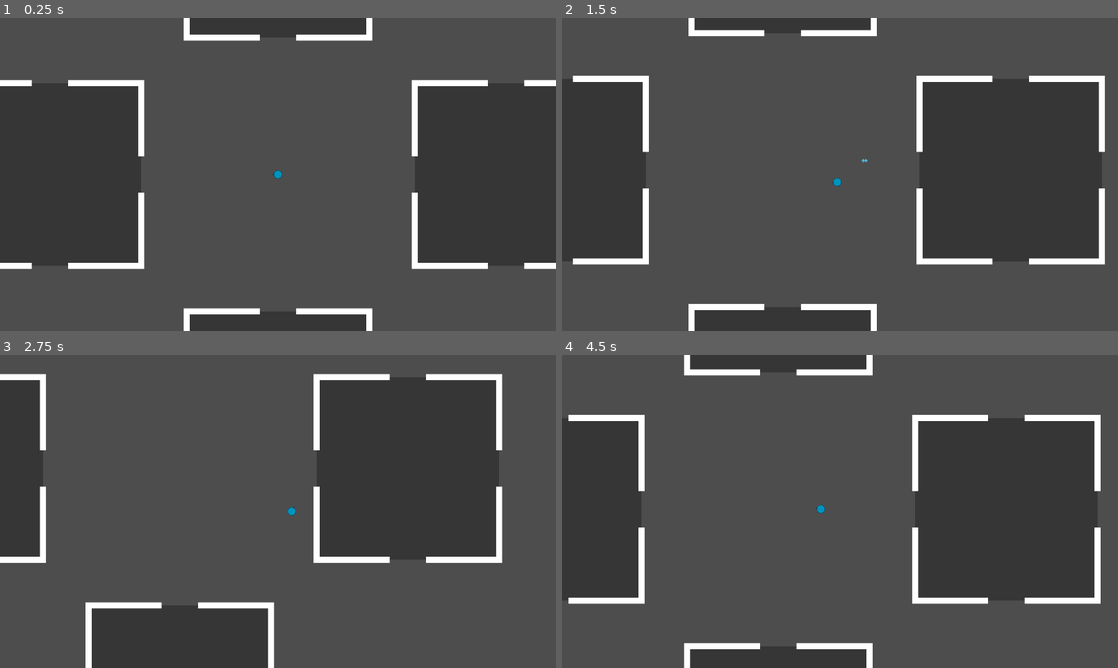
Above: before the commit, frames 1-4 (two rows, left to right).
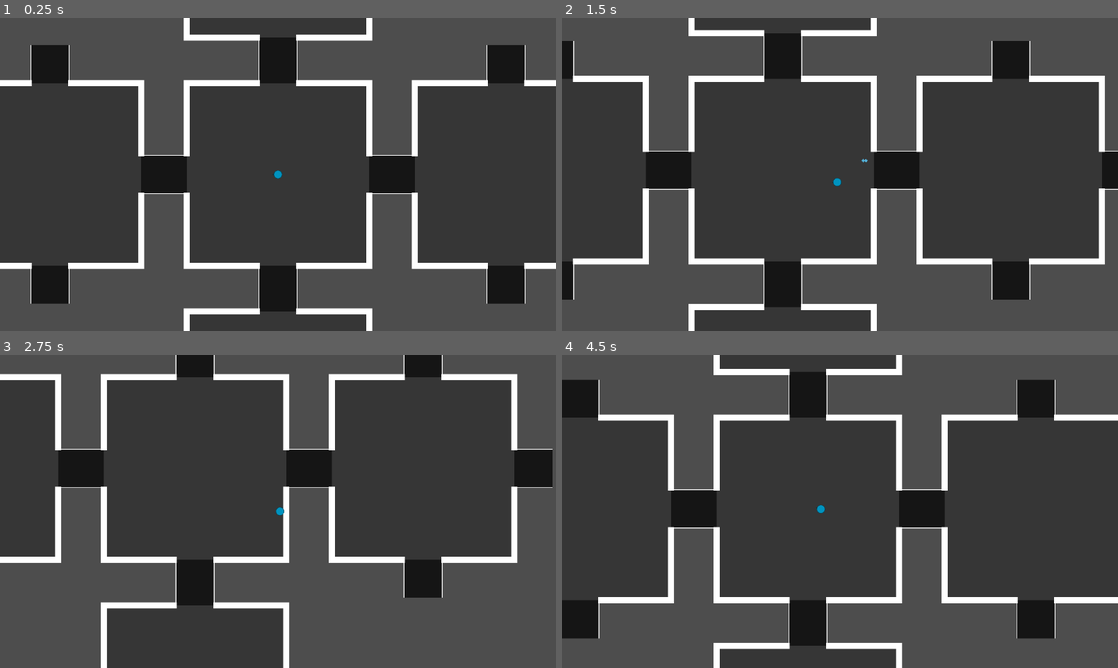
Above: after the commit, the same moments.

Repository: doanryderrhythm/thesis-1-vng-game
Game: Godot game, scene res://scenes/main_scenes/play_scene.tscn
Same seed, same stepped clock (60 frames per second), same inputs: the game is played once before the commit and once after it.
Inputs (mouse positions are in pixels of both pictures, inside the frame that each line leads up to):
- Up to frame 1 (0.25 s): no input
- Up to frame 2 (1.5 s): tap Enter at 0.5 s; move the mouse to (962, 158) at 0.52 s; hold Right (right) 0.53-1.28 s; tap Space (dash) at 0.6, 1.35 s; click (962, 158) at 0.67 s; move the mouse to (728, 190) at 1.27 s; hold Down (down) from 1.28 s (still down)
- Up to frame 3 (2.75 s): move the mouse to (333, 442) at 2.02 s; release Down (down) at 2.03 s; hold Right (right) from 2.03 s (still down); tap Space (dash) at 2.1 s
- Up to frame 4 (4.5 s): move the mouse to (812, 574) at 2.77 s; release Right (right) at 2.78 s; hold Up (up) 2.78-3.53 s; tap Space (dash) at 2.85, 3.6, 4.35 s; click (812, 574) at 2.92 s; move the mouse to (1006, 558) at 3.52 s; hold Left (left) from 3.53 s (still down); move the mouse to (673, 464) at 4.27 s

The runs differ from the first frame. In frame 1, 9.6% of the frame differs, in the area x 5-95%, y 6-94%; in frame 2, 8.8%; in frame 3, 13%; in frame 4, 15%, in the area x 0-100%, y 0-100%.

Commit message:
Added corridors to the rooms

Diff:
--- a/untitled-thesis-1-game/scenes/main_scenes/play_scene.tscn
+++ b/untitled-thesis-1-game/scenes/main_scenes/play_scene.tscn
@@ -1,10 +1,13 @@
 [gd_scene format=3 uid="uid://7hve4728seki"]
 
+[ext_resource type="PackedScene" uid="uid://csy031tuegoeb" path="res://scenes/rooms/base_room.tscn" id="1_qvacy"]
 [ext_resource type="PackedScene" uid="uid://bmne7bel88n5p" path="res://scenes/player/player.tscn" id="1_tt14s"]
 
 [node name="PlayScene" type="Node2D" unique_id=1264302626]
 
 [node name="Rooms" type="Node2D" parent="." unique_id=1728958944]
+
+[node name="BaseRoom" parent="Rooms" unique_id=1792470563 instance=ExtResource("1_qvacy")]
 
 [node name="Enemies" type="Node2D" parent="." unique_id=95174209]
 
--- a/untitled-thesis-1-game/scenes/rooms/base_room.tscn
+++ b/untitled-thesis-1-game/scenes/rooms/base_room.tscn
@@ -2,6 +2,7 @@
 
 [ext_resource type="Script" uid="uid://dwsmw7jk5xheo" path="res://scripts/room/base_room.gd" id="1_4x8xk"]
 [ext_resource type="Texture2D" uid="uid://crid1aovmbnj1" path="res://sprites/rooms/room_floor.png" id="1_43ixu"]
+[ext_resource type="PackedScene" uid="uid://bc555d4f3jr8q" path="res://scenes/rooms/corridor.tscn" id="2_oxyh5"]
 
 [sub_resource type="RectangleShape2D" id="RectangleShape2D_43ixu"]
 size = Vector2(200, 200)
@@ -11,6 +12,22 @@
 
 [node name="BaseRoom" type="Node2D" unique_id=1792470563]
 script = ExtResource("1_4x8xk")
+
+[node name="Corridors" type="Node2D" parent="." unique_id=1702556723]
+
+[node name="LeftCorridor" parent="Corridors" unique_id=515311878 instance=ExtResource("2_oxyh5")]
+position = Vector2(-1450, 0)
+
+[node name="RightCorridor" parent="Corridors" unique_id=935448735 instance=ExtResource("2_oxyh5")]
+position = Vector2(1450, 0)
+
+[node name="TopCorridor" parent="Corridors" unique_id=1861214190 instance=ExtResource("2_oxyh5")]
+position = Vector2(0, -1450)
+rotation = 1.5707964
+
+[node name="BottomCorridor" parent="Corridors" unique_id=1879876378 instance=ExtResource("2_oxyh5")]
+position = Vector2(0, 1450)
+rotation = 1.5707964
 
 [node name="Floor" type="Sprite2D" parent="." unique_id=36058597]
 modulate = Color(0.21230483, 0.21230483, 0.21230483, 1)
@@ -170,6 +187,7 @@
 position = Vector2(1000, 1000)
 
 [node name="StartArea2D" type="Area2D" parent="." unique_id=2126767817]
+visible = false
 collision_layer = 0
 collision_mask = 2
 
--- /dev/null
+++ b/untitled-thesis-1-game/scenes/rooms/corridor.tscn
@@ -0,0 +1,31 @@
+[gd_scene format=3 uid="uid://bc555d4f3jr8q"]
+
+[ext_resource type="Texture2D" uid="uid://crid1aovmbnj1" path="res://sprites/rooms/room_floor.png" id="1_h1lom"]
+
+[sub_resource type="RectangleShape2D" id="RectangleShape2D_oxyh5"]
+size = Vector2(200, 200.125)
+
+[node name="Corridor" type="Sprite2D" unique_id=515311878]
+self_modulate = Color(0.08468992, 0.08468994, 0.08468989, 1)
+scale = Vector2(2.5, 2.5)
+texture = ExtResource("1_h1lom")
+
+[node name="Wall0" type="Sprite2D" parent="." unique_id=271725570]
+position = Vector2(0, 100)
+scale = Vector2(1, 0.020000001)
+texture = ExtResource("1_h1lom")
+
+[node name="StaticBody2D" type="StaticBody2D" parent="Wall0" unique_id=1098184171]
+
+[node name="CollisionShape2D" type="CollisionShape2D" parent="Wall0/StaticBody2D" unique_id=1678873356]
+shape = SubResource("RectangleShape2D_oxyh5")
+
+[node name="Wall1" type="Sprite2D" parent="." unique_id=1002996910]
+position = Vector2(0, -100)
+scale = Vector2(1, 0.020000001)
+texture = ExtResource("1_h1lom")
+
+[node name="StaticBody2D" type="StaticBody2D" parent="Wall1" unique_id=1368185683]
+
+[node name="CollisionShape2D" type="CollisionShape2D" parent="Wall1/StaticBody2D" unique_id=2089838137]
+shape = SubResource("RectangleShape2D_oxyh5")
--- a/untitled-thesis-1-game/scripts/room/base_room.gd
+++ b/untitled-thesis-1-game/scripts/room/base_room.gd
@@ -33,7 +33,7 @@
 	start_area_collision.disabled = is_toggled
 
 func _on_start_area_2d_area_entered(_area: Area2D) -> void:
-	if is_executed:
+	if is_executed or (id_x == 0 and id_y == 0):
 		return
 
 	call_deferred("toggle_doors", true)
